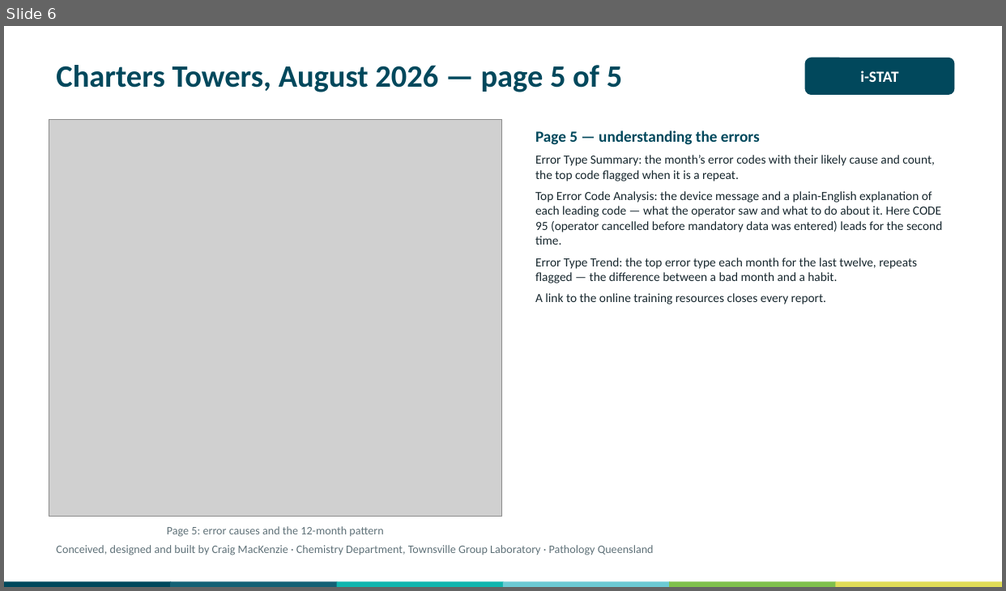
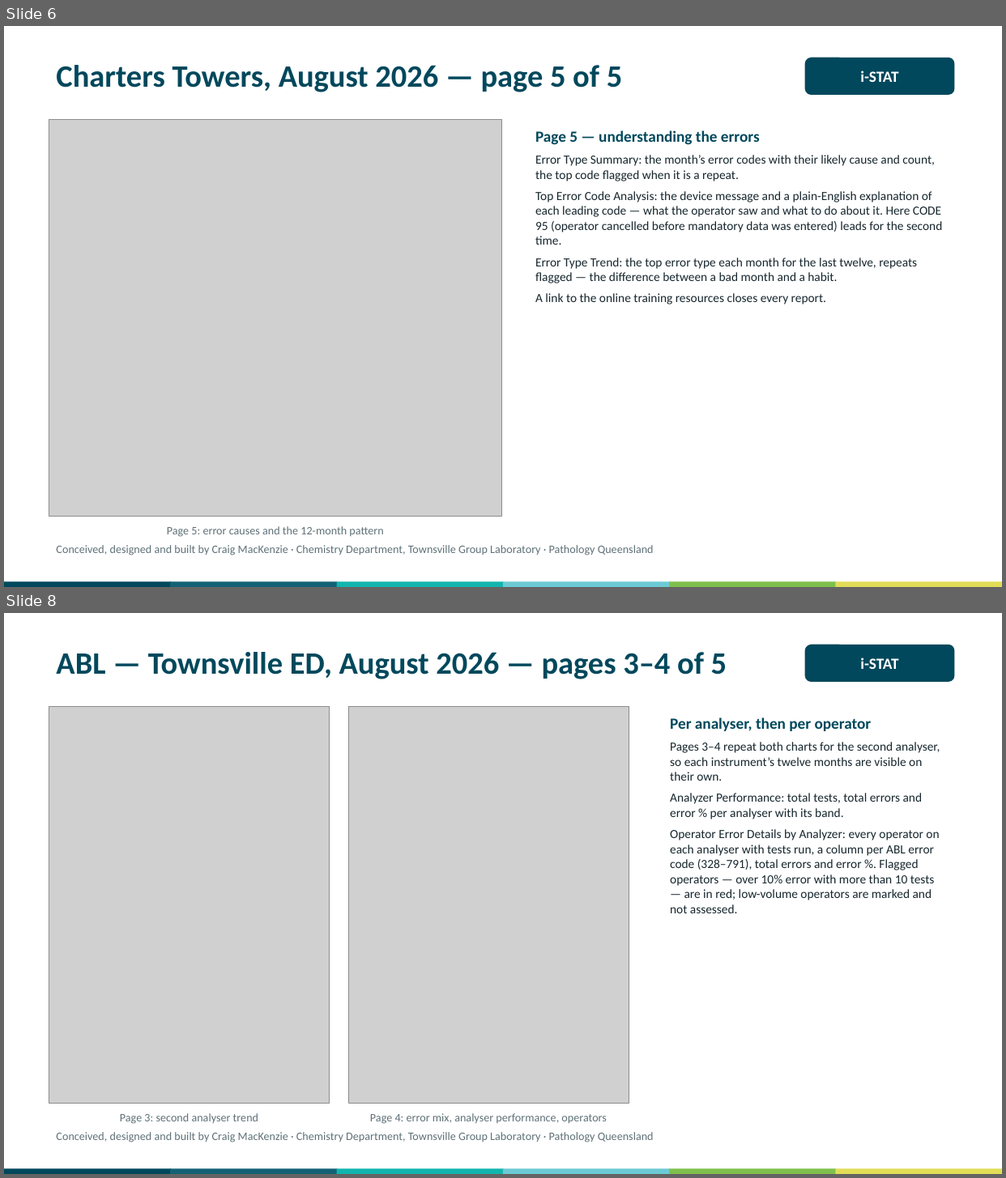
Before and after one commit to swornsealed/Report-app, a slide deck: PQ_Report_Generator_Overview_for_Managers.pptx. Shown one above the other, each under a label of ours: slide 6 before the commit, slides 6 and 8 after it; the slides between them are not shown. The pictures are 1006x591 and 1006x1178 pixels, drawn with LibreOffice and Linux fonts; fonts in the diff are those of the drawing; grey boxes stand for pictures. Boxes give left, top, right and bottom in pixels: in the first picture for what was removed or moved away, otherwise in the second. Text is boxed around its words. In the diff, an @@ line names an element or a change of style, - is before the commit and + after.

```diff
--- a/PQ_Report_Generator_Overview_for_Managers.pptx
+++ b/PQ_Report_Generator_Overview_for_Managers.pptx
@@ slide 8 added at (4,613,1002,1174), background #FFFFFF @@
@@ text added at (56,652,727,679), 30 pt, text #01485C, bold @@
+ABL — Townsville ED, August 2026 — pages 3–4 of 5
@@ rounded rectangle added at (805,645,955,682), fill #01485C, 15 pt, text #FFFFFF, bold @@
+i-STAT
@@ picture added at (49,707,330,1103) @@
@@ picture added at (348,707,629,1103) @@
@@ text added at (670,717,940,914), 12 pt, text #17272E @@
+Per analyser, then per operator
+Pages 3–4 repeat both charts for the second analyser, so each instrument’s twelve months are visible on their own.
+Analyzer Performance: total tests, total errors and error % per analyser with its band.
+Operator Error Details by Analyzer: every operator on each analyser with tests run, a column per ABL error code (328–791), total errors and error %. Flagged operators — over 10% error with more than 10 tests — are in red; low-volume operators are marked and not assessed.
@@ text added at (120,1114,258,1124), 11 pt, text #5F7178 @@
+Page 3: second analyser trend
@@ text added at (370,1114,606,1124), 11 pt, text #5F7178 @@
+Page 4: error mix, analyser performance, operators
@@ text added at (56,1132,654,1143), 11 pt, text #5F7178 @@
+Conceived, designed and built by Craig MacKenzie · Chemistry Department, Townsville Group Laboratory · Pathology Queensland
@@ rectangle added at (4,1169,171,1174), fill #01485C @@
@@ rectangle added at (170,1169,337,1174), fill #146175 @@
@@ rectangle added at (336,1169,503,1174), fill #11B5AE @@
@@ rectangle added at (503,1169,671,1174), fill #6CCAD4 @@
@@ rectangle added at (670,1169,837,1174), fill #7FC04C @@
@@ rectangle added at (836,1169,1002,1174), fill #E1DD57 @@
```
Also in this commit, not shown: 1 slide changed, 3 other slides added, 9 other files.
